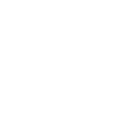
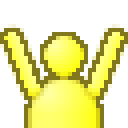
Layers edited between the first and the second 128 × 128 image:
added layer "Yeah-Kanten" above "Yeah-Arm-R" over (0, 28, 128, 128)
showed "Yeah-Arm-R" over (0, 24, 48, 104)
showed "Yeah-Arm-L" over (80, 24, 128, 104)
showed "Yeah-Kopf" over (40, 32, 88, 80)
showed "Yeah-Körper" over (24, 72, 104, 128)
